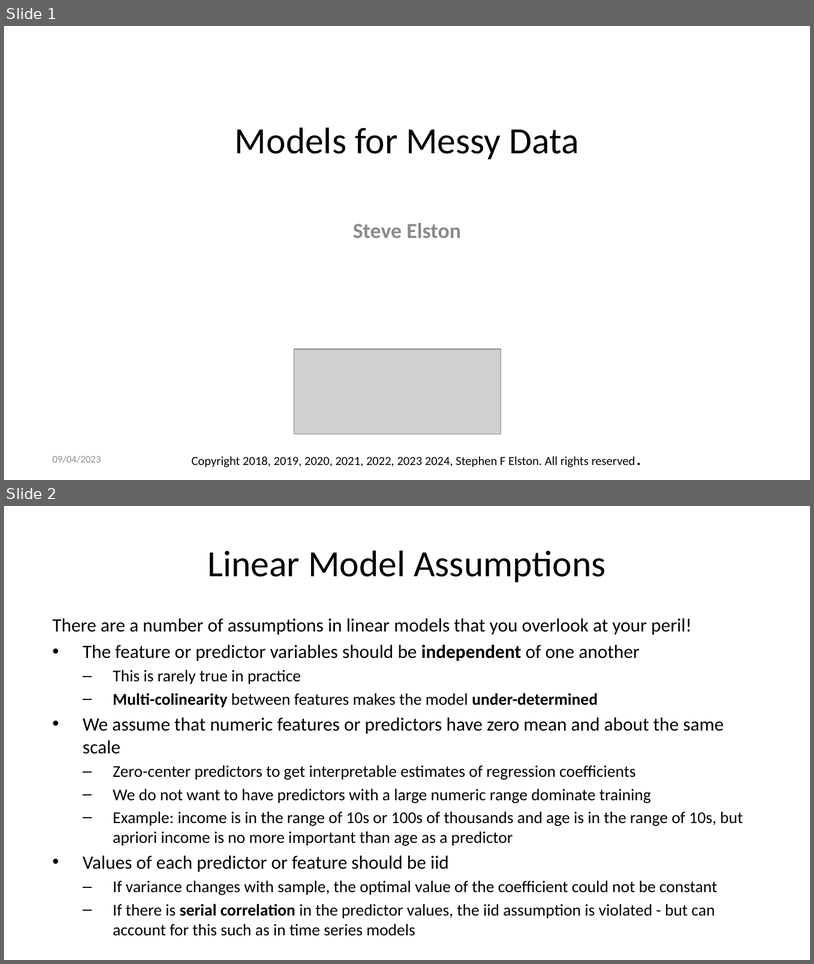
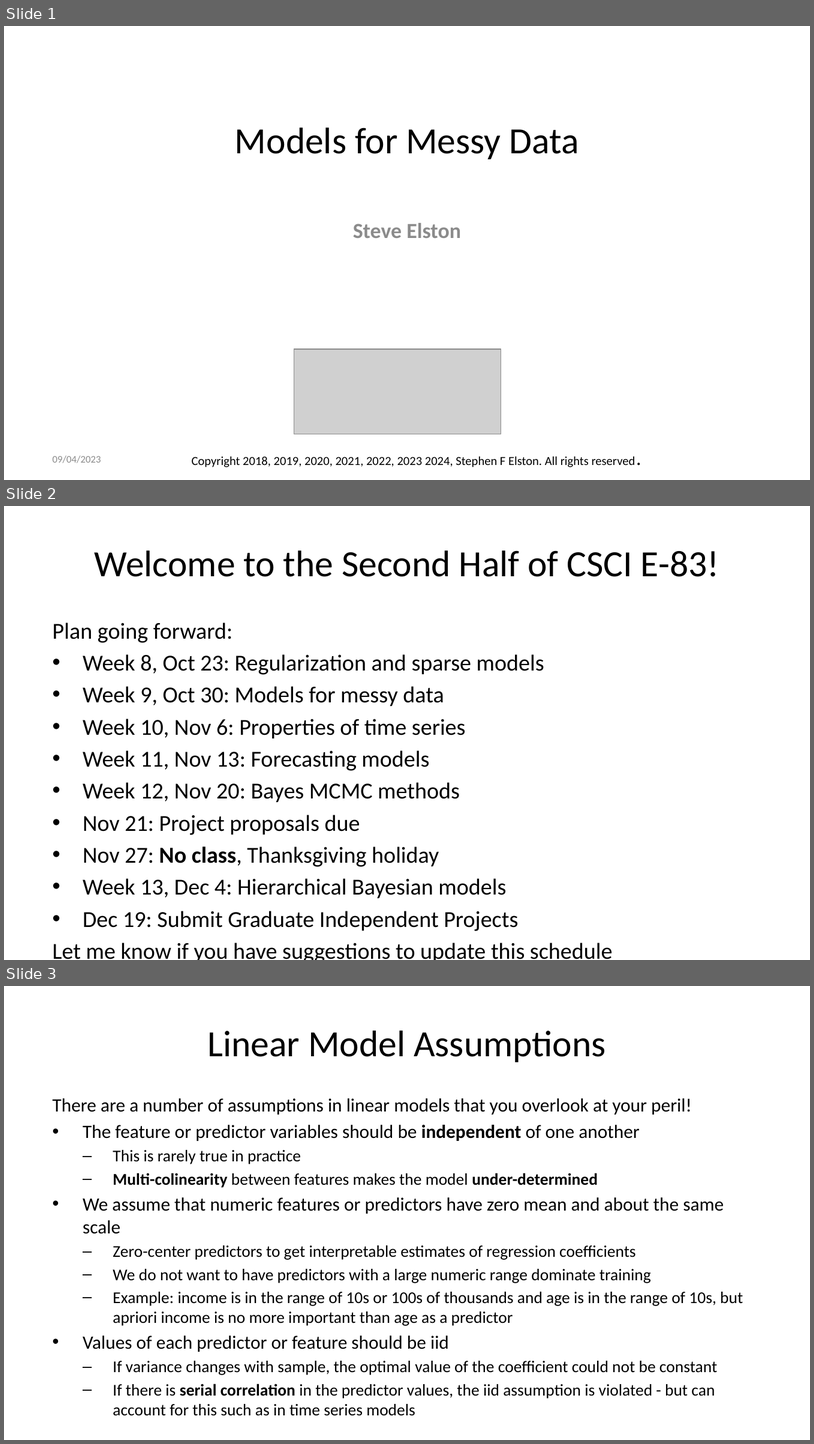
Before and after one commit to StephenElston/CSCI-E-83, a slide deck: LectureSlides/10b_ModelsFor OutliersAndOverdispersion.pptx. Shown one above the other, each under a label of ours: slides 1 and 2 before the commit, slides 1, 2 and 3 after it. The pictures are 814x964 and 814x1444 pixels, drawn with LibreOffice and Linux fonts; fonts in the diff are those of the drawing; grey boxes stand for pictures. Boxes give left, top, right and bottom in pixels: in the first picture for what was removed or moved away, otherwise in the second. Text is boxed around its words. In the diff, an @@ line names an element or a change of style, - is before the commit and + after.

Commit message:
Added schedule slide

```diff
--- a/LectureSlides/10b_ModelsFor OutliersAndOverdispersion.pptx
+++ b/LectureSlides/10b_ModelsFor OutliersAndOverdispersion.pptx
@@ slide 2 added at bbox=[4, 506, 810, 960], background #FFFFFF @@
@@ title added at bbox=[95, 550, 719, 577], 33 pt, text #000000 @@
+Welcome to the Second Half of CSCI E-83!
@@ text added at bbox=[53, 622, 613, 960], 20.4 pt, text #000000 @@
+Plan going forward:
+• Week 8, Oct 23: Regularization and sparse models
+• Week 9, Oct 30: Models for messy data
+• Week 10, Nov 6: Properties of time series
+• Week 11, Nov 13: Forecasting models
+• Week 12, Nov 20: Bayes MCMC methods
+• Nov 21: Project proposals due
+• Nov 27: No class, Thanksgiving holiday
+• Week 13, Dec 4: Hierarchical Bayesian models
+• Dec 19: Submit Graduate Independent Projects
+Let me know if you have suggestions to update this schedule
@@ what was slide 2 is now slide 3 @@
```
